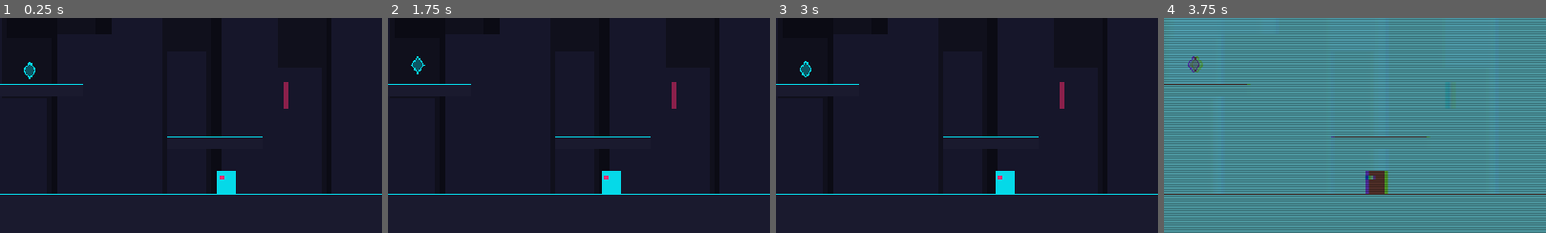
Above: before the commit, frames 1-4 (left to right).
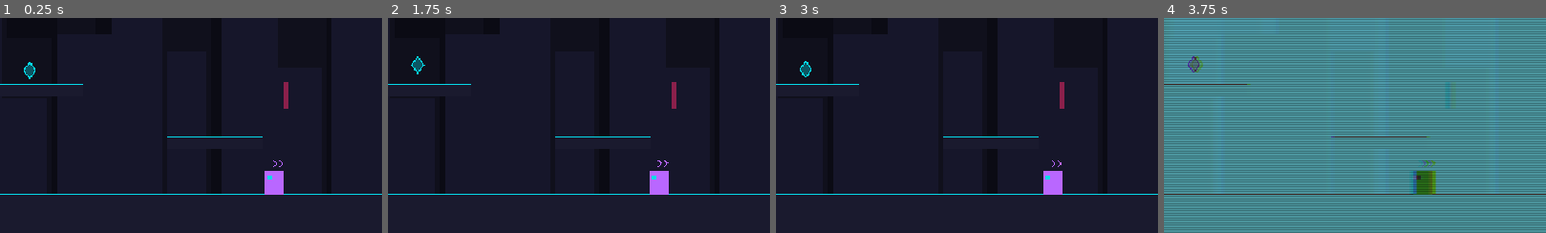
Above: after the commit, the same moments.

Repository: 5Bu1an/reversal-gaint-jam-2.0
Game: Godot game, scene res://scenes/main.tscn
The game is run twice, just before and just after one commit, with the same random seed, the same clock (stepped at 60 frames per second) and the same inputs.
Inputs:
- Up to frame 1 (0.25 s): no input
- Up to frame 2 (1.75 s): hold D (move_right) 0.53-1.28 s; hold L (rewind) 0.53-1.28 s; tap J (attack) at 0.6, 1.55 s; tap Space (jump) at 0.77, 1.52 s; hold S (move_down) from 1.28 s (still down); tap L (rewind) at 1.35 s
- Up to frame 3 (3 s): release S (move_down) at 2.03 s; hold D (move_right) 2.03-2.78 s; hold L (rewind) 2.03-2.78 s; tap J (attack) at 2.1 s; hold W (move_up) from 2.78 s (still down); tap K (dash) at 2.85 s
- Up to frame 4 (3.75 s): tap Space (jump) at 3.02 s; tap J (attack) at 3.05 s; release W (move_up) at 3.53 s; hold A (move_left) from 3.53 s (still down); hold L (rewind) from 3.53 s (still down)
The pictures show only the part of the screen within x 50-100%, y 50-100%; the shares and areas given below are measured in that part.

The runs differ from the first frame. In frame 1, 1.1% of the frame differs, in the area x 56-75%, y 66-83%; in frame 2, 1.1%; in frame 3, 1.1%; in frame 4, 1.4%, in the area x 52-72%, y 66-83%.

Commit message:
Add inverted enemies that only your ghost can hurt
Inverted enemies (purple, backwards chevrons) deflect the player's own
slashes with a "REWIND IT" hint; only a ghost replaying a rewound
timeline can damage them. One is placed alone in the intro to teach the
trick and one joins the last arena wave. Below half health the boss
flips between normal (3 s) and inverted (3.5 s).

Adds "inverted" and "boss2" autopilot plans to check both.

Co-Authored-By: Claude Opus 5.5 <noreply@anthropic.com>

Diff:
--- a/scripts/boss.gd
+++ b/scripts/boss.gd
@@ -2,7 +2,8 @@
 extends Enemy
 ## The Kuro Shogun, arena boss. Stalks the player, then alternates a dash
 ## charge and a jump slam whose shockwaves run along the floor. Below half
-## health every wind-up and rest gets shorter.
+## health every wind-up and rest gets shorter, and it keeps flipping into an
+## inverted state where only your ghost can hurt it.
 
 enum Mode { STALK, WINDUP_CHARGE, CHARGE, WINDUP_SLAM, AIR, RECOVER }
 
@@ -13,6 +14,8 @@
 const SLAM_DRIFT := 220.0
 const WAVE_SPEED := 210.0
 const WAVE_SIZE := Vector2(10, 14)
+const INVERTED_TIME := 3.5
+const NORMAL_TIME := 3.0
 
 const COLOR_ARMOR := Color("#2a2140")
 const COLOR_TRIM := Color("#ff2a6d")
@@ -27,6 +30,8 @@
 var attacks := 0
 ## Live shockwaves as (x, floor_y, dir).
 var waves: Array[Vector3] = []
+## Counts down to the next inverted/normal flip once enraged.
+var invert_t := 0.0
 
 
 func _init() -> void:
@@ -44,6 +49,13 @@
 	mode_t = maxf(mode_t - delta, 0.0)
 	velocity.y = minf(velocity.y + GRAVITY * delta, MAX_FALL)
 	var pace := 0.6 if enraged() else 1.0
+	if enraged():
+		invert_t -= delta
+		if invert_t <= 0.0:
+			inverted = not inverted
+			invert_t = INVERTED_TIME if inverted else NORMAL_TIME
+			hurt_t = HURT_TIME # flash on every flip
+			Fx.shake(3.0)
 	var player: Player = get_tree().get_first_node_in_group("player")
 	var to_player := 0
 	if player:
@@ -129,9 +141,10 @@
 
 func _draw_body(body: Color) -> void:
 	var armor := body if hurt_t > 0.0 else COLOR_ARMOR
+	var trim := COLOR_INVERTED if inverted else COLOR_TRIM
 	var half := size / 2
 	draw_rect(Rect2(-half, size), armor)
-	draw_rect(Rect2(-half, size), COLOR_TRIM, false, 1.0)
+	draw_rect(Rect2(-half, size), trim, false, 2.0 if inverted else 1.0)
 	# Kabuto horns.
 	draw_colored_polygon(PackedVector2Array([
 		Vector2(-half.x, -half.y), Vector2(-half.x - 8, -half.y - 12), Vector2(-half.x + 6, -half.y),
@@ -140,7 +153,7 @@
 		Vector2(half.x, -half.y), Vector2(half.x + 8, -half.y - 12), Vector2(half.x - 6, -half.y),
 	]), COLOR_GOLD)
 	var winding := mode == Mode.WINDUP_CHARGE or mode == Mode.WINDUP_SLAM
-	var visor := Color.WHITE if winding and int(mode_t * 20.0) % 2 == 0 else COLOR_TRIM
+	var visor := Color.WHITE if winding and int(mode_t * 20.0) % 2 == 0 else trim
 	var visor_x := 0.0 if dir > 0 else -half.x
 	draw_rect(Rect2(visor_x, -half.y + 8, half.x, 4), visor)
 	if mode == Mode.CHARGE:
@@ -156,7 +169,9 @@
 
 func capture_state() -> Dictionary:
 	var state := super()
-	state.merge({"mode": mode, "mode_t": mode_t, "attacks": attacks, "waves": waves.duplicate()})
+	state.merge({
+		"mode": mode, "mode_t": mode_t, "attacks": attacks, "waves": waves.duplicate(), "invert_t": invert_t,
+	})
 	return state
 
 
--- a/scripts/dev/autopilot.gd
+++ b/scripts/dev/autopilot.gd
@@ -4,7 +4,9 @@
 ##   godot --path . --fixed-fps 60 -- --autopilot=fight --shots=/tmp/shots
 ## It presses inputs on fixed physics frames, saves screenshots and prints a
 ## state line at each shot, then quits. --checkpoint=1 starts at the shrine.
-## Plans: fight, arena (waves, rewind undo, gates), boss, win.
+## Plans: fight, arena (waves, rewind undo, gates), boss, win, retrace,
+## inverted (only the ghost can hurt inverted enemies), boss2 (enraged boss
+## flipping between normal and inverted; use with --checkpoint=1).
 
 const PLANS := {
 	"fight": [
@@ -67,6 +69,25 @@
 				[125, "press", "rewind"], [185, "release", "rewind"], [200, "quit", ""]]
 			for f in range(65, 186, 5):
 				plan.append([f, "trace", ""])
+		"inverted":
+			# Slash the intro's inverted grunt (should bounce off), then rewind
+			# so the ghost replays those slashes (should land).
+			plan = [[1, "god", ""], [1, "warp", 500], [80, "press", "rewind"], [150, "release", "rewind"],
+				[152, "shot", "2_ghost"], [260, "quit", ""]]
+			for f in [30, 50, 70]:
+				plan.append([f, "tap", "attack"])
+			for f in [29, 76, 152, 200, 255]:
+				plan.append([f, "trace", ""])
+			plan.append([76, "shot", "1_deflected"])
+		"boss2":
+			plan = [[1, "god", ""], [5, "press", "move_right"], [290, "release", "move_right"],
+				[291, "boss_half", ""], [700, "quit", ""]]
+			for f in range(300, 690, 20):
+				plan.append([f, "face_boss", ""])
+				plan.append([f + 1, "tap", "attack"])
+			for f in range(300, 700, 30):
+				plan.append([f, "boss_trace", ""])
+			plan.append([420, "shot", "boss2"])
 		"win":
 			plan = [[1, "god", ""], [5, "press", "move_right"], [260, "kill_boss", ""],
 				[300, "shot", "1_portal_open"], [600, "shot", "2_won"], [620, "quit", ""]]
@@ -96,8 +117,11 @@
 				get_tree().get_first_node_in_group("player").hp = 999
 			"trace":
 				var p: Player = get_tree().get_first_node_in_group("player")
-				print("[trace] frame=%d rewinding=%s pos=(%.1f,%.1f) facing=%d attack_t=%.2f" % [
-					_frame, Rewind.is_rewinding, p.position.x, p.position.y, p.facing, p.attack_t])
+				var inverted := get_tree().get_nodes_in_group("enemies").filter(func(e: Enemy) -> bool:
+					return e.inverted and not e.dormant).map(func(e: Enemy) -> String:
+					return "%d@%d" % [e.hp, int(e.position.x)])
+				print("[trace] frame=%d rewinding=%s pos=(%.1f,%.1f) facing=%d attack_t=%.2f inverted=%s" % [
+					_frame, Rewind.is_rewinding, p.position.x, p.position.y, p.facing, p.attack_t, inverted])
 			"warp":
 				get_tree().get_first_node_in_group("player").position.x = step[2]
 			"face_boss":
@@ -108,6 +132,11 @@
 					if enemy.is_active():
 						enemy.hp = 0
 						enemy.dead = true
+			"boss_half":
+				Game.boss.hp = Game.boss.max_hp / 2
+			"boss_trace":
+				print("[boss] frame=%d hp=%d inverted=%s invert_t=%.1f mode=%s" % [_frame, Game.boss.hp,
+					Game.boss.inverted, Game.boss.invert_t, Boss.Mode.keys()[Game.boss.mode]])
 			"kill_boss":
 				Game.boss.hp = 0
 				Game.boss.dead = true
--- a/scripts/enemy.gd
+++ b/scripts/enemy.gd
@@ -5,14 +5,19 @@
 ## (hidden) so a rewind can revive them; dormant ones wait for an arena wave.
 ##
 ## Subclasses set their stats in _init() and override _act() and _draw_body().
+##
+## Inverted enemies move backwards through time, like in Tenet: the player's
+## own slashes bounce off, and only a ghost (a rewound timeline) can hurt them.
 
 const GRAVITY := 980.0
 const MAX_FALL := 420.0
 const HURT_TIME := 0.2
 const SPAWN_TIME := 0.5
+const DEFLECT_HINT_TIME := 1.5
 
 const COLOR_BODY := Color("#05d9e8")
 const COLOR_EYE := Color("#ff2a6d")
+const COLOR_INVERTED := Color("#b967ff")
 
 var size := Vector2(16, 20)
 var speed := 40.0
@@ -29,6 +34,10 @@
 var spawn_t := 0.0
 ## Key of the last swing that hit, so one swing only lands once.
 var last_hit := ""
+## Only ghost swings can hurt it.
+var inverted := false
+## Cosmetic "REWIND" hint after a deflected swing; not recorded.
+var _deflect_t := 0.0
 
 
 func _ready() -> void:
@@ -45,6 +54,7 @@
 
 func _physics_process(delta: float) -> void:
 	queue_redraw()
+	_deflect_t = maxf(_deflect_t - delta, 0.0)
 	if Rewind.is_rewinding or dead or dormant:
 		return
 	hurt_t = maxf(hurt_t - delta, 0.0)
@@ -90,6 +100,11 @@
 	if not is_active() or key == last_hit:
 		return false
 	last_hit = key
+	if inverted and not key.begins_with("g"):
+		_deflect_t = DEFLECT_HINT_TIME
+		Fx.burst(position, COLOR_INVERTED, 6, 160.0, 40.0, -from_dir if from_dir != Vector2.ZERO else Vector2.UP)
+		Sfx.play("deflect")
+		return false
 	hp -= 1
 	hurt_t = HURT_TIME
 	if from_dir.x != 0.0:
@@ -117,19 +132,31 @@
 		if int(spawn_t * 24.0) % 2 == 0:
 			draw_rect(Rect2(-size / 2, size), COLOR_EYE, false, 1.0)
 		return
-	_draw_body(Color.WHITE if hurt_t > 0.0 else COLOR_BODY)
+	_draw_body(Color.WHITE if hurt_t > 0.0 else (COLOR_INVERTED if inverted else COLOR_BODY))
+	if inverted:
+		# Backwards-pointing chevrons mark an inverted enemy.
+		var top := -size.y / 2 - 6
+		for i in 2:
+			var x := -dir * (2.0 + i * 5.0)
+			draw_polyline(PackedVector2Array([
+				Vector2(x + dir * 3, top - 3), Vector2(x, top), Vector2(x + dir * 3, top + 3),
+			]), COLOR_INVERTED, 1.0)
+	if _deflect_t > 0.0:
+		var alpha := minf(_deflect_t / 0.4, 1.0)
+		draw_string(ThemeDB.fallback_font, Vector2(-30, -size.y / 2 - 12), "REWIND IT",
+			HORIZONTAL_ALIGNMENT_CENTER, 60, 8, Color(1, 1, 1, alpha))
 
 
 func _draw_body(body: Color) -> void:
 	draw_rect(Rect2(-size / 2, size), body)
 	var eye_x := 2.0 if dir > 0 else -6.0
-	draw_rect(Rect2(eye_x, -6, 4, 3), COLOR_EYE)
+	draw_rect(Rect2(eye_x, -6, 4, 3), COLOR_BODY if inverted else COLOR_EYE)
 
 
 func capture_state() -> Dictionary:
 	return {
 		"position": position, "velocity": velocity, "hp": hp, "dead": dead, "dormant": dormant,
-		"dir": dir, "hurt_t": hurt_t, "spawn_t": spawn_t, "last_hit": last_hit,
+		"dir": dir, "hurt_t": hurt_t, "spawn_t": spawn_t, "last_hit": last_hit, "inverted": inverted,
 	}
 
 
--- a/scripts/level.gd
+++ b/scripts/level.gd
@@ -74,7 +74,8 @@
 
 	# Roaming enemies outside the arenas.
 	_grunt(Vector2(260, 316))
-	_grunt(Vector2(520, 316))
+	# First inverted grunt, alone, so the player learns the ghost trick.
+	_inverted(_grunt(Vector2(560, 316)))
 	_drone(Vector2(850, 180))
 	_drone(Vector2(1150, 190))
 	_grunt(Vector2(1210, 316))
@@ -85,7 +86,7 @@
 		waves = [
 			[_grunt(Vector2(1450, 316)), _grunt(Vector2(1650, 316)), _grunt(Vector2(1800, 316))],
 			[_drone(Vector2(1450, 170)), _drone(Vector2(1750, 170)), _grunt(Vector2(1500, 316)), _grunt(Vector2(1700, 316))],
-			[_drone(Vector2(1400, 160)), _drone(Vector2(1600, 130)), _drone(Vector2(1800, 160)), _grunt(Vector2(1600, 316))],
+			[_drone(Vector2(1400, 160)), _drone(Vector2(1600, 130)), _drone(Vector2(1800, 160)), _inverted(_grunt(Vector2(1600, 316)))],
 		]
 	_arena(WAVE_ARENA_TRIGGER, WAVE_ARENA_GATES, waves)
 
@@ -153,6 +154,11 @@
 	var enemy := Enemy.new()
 	enemy.position = pos
 	add_child(enemy)
+	return enemy
+
+
+func _inverted(enemy: Enemy) -> Enemy:
+	enemy.inverted = true
 	return enemy
 
 
